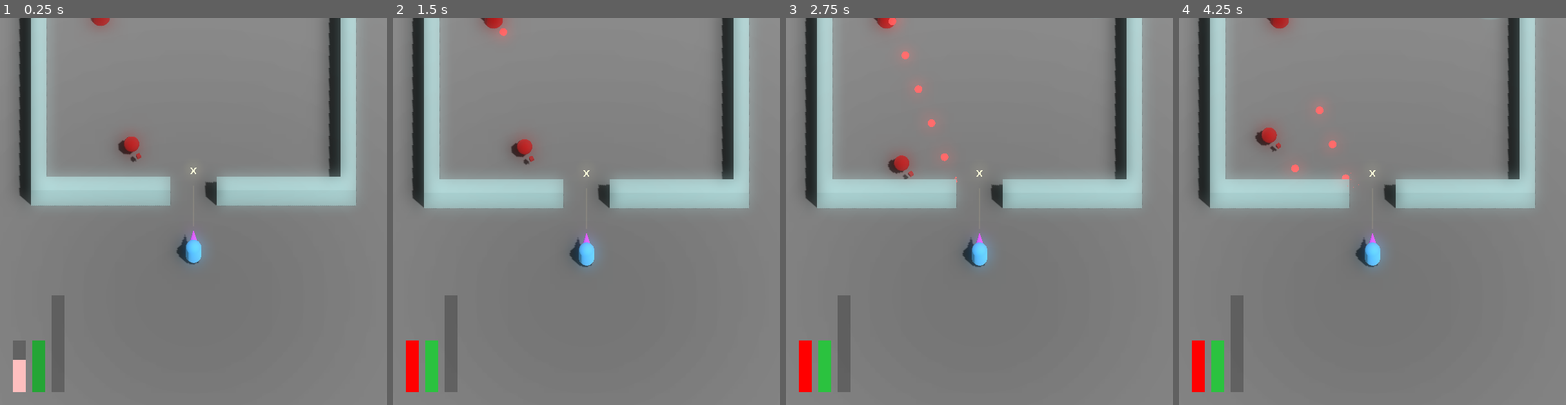
Above: before the commit, frames 1-4 (left to right).
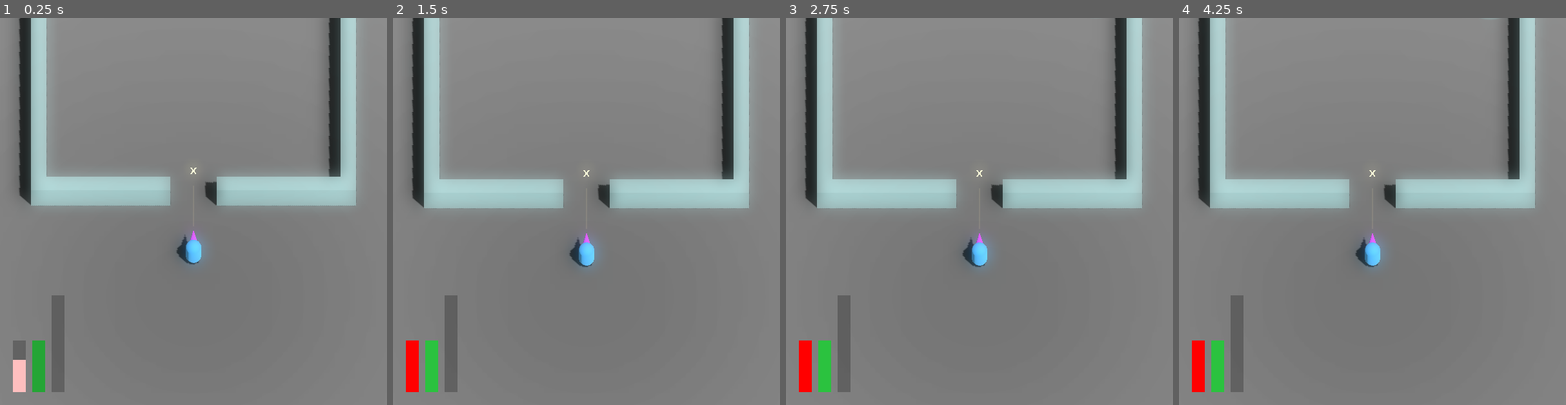
Above: after the commit, the same moments.

Repository: JackEvans24/bullet-absorb
Game: Godot game, scene res://scenes/main.tscn
The game is run twice, just before and just after one commit, with the same random seed, the same clock (stepped at 60 frames per second) and the same inputs.
Inputs:
- Up to frame 1 (0.25 s): no input
- Up to frame 2 (1.5 s): tap Enter at 1.25 s
- Up to frame 3 (2.75 s): no input
- Up to frame 4 (4.25 s): no input

The runs differ from the first frame. In frame 1, 0.3% of the frame differs, in the area x 23-37%, y 0-38%; in frame 2, 0.4%; in frame 3, 0.5%, in the area x 22-45%, y 0-43%; in frame 4, 0.5%.

Commit message:
refactor: replace specific enemy target setting with base method

Diff:
--- a/scenes/main.tscn
+++ b/scenes/main.tscn
@@ -1,14 +1,12 @@
-[gd_scene load_steps=14 format=3 uid="uid://ccgpc6v5lruew"]
+[gd_scene load_steps=12 format=3 uid="uid://ccgpc6v5lruew"]
 
 [ext_resource type="PackedScene" uid="uid://c3tj0pdcum4wd" path="res://prefabs/player.tscn" id="1_e5x1h"]
 [ext_resource type="Script" path="res://scripts/main.gd" id="1_rtjol"]
 [ext_resource type="PackedScene" uid="uid://b4f4su1e66ujd" path="res://prefabs/room.tscn" id="2_2rk65"]
 [ext_resource type="PackedScene" uid="uid://bhxrs6pph350t" path="res://scenes/hud.tscn" id="2_bqahq"]
 [ext_resource type="PackedScene" uid="uid://cl1dul38xrvt2" path="res://prefabs/cameras.tscn" id="4_nws0m"]
-[ext_resource type="PackedScene" uid="uid://wfijrpbc1nxm" path="res://prefabs/enemies/turret.tscn" id="6_nrrgo"]
 [ext_resource type="Script" path="res://scripts/effects/hit_stop.gd" id="8_dyhou"]
 [ext_resource type="PackedScene" uid="uid://bcjb1jnr0y5mb" path="res://prefabs/power/power_generator.tscn" id="9_cyv5f"]
-[ext_resource type="PackedScene" uid="uid://btfsstt1biti7" path="res://prefabs/enemies/wanderer.tscn" id="10_y1ys0"]
 
 [sub_resource type="StandardMaterial3D" id="StandardMaterial3D_r1hrq"]
 metallic = 1.0
@@ -69,11 +67,5 @@
 [node name="Player" parent="." instance=ExtResource("1_e5x1h")]
 transform = Transform3D(1, 0, 0, 0, 1, 0, 0, 0, 1, 0, 1, 5)
 
-[node name="Turret" parent="." instance=ExtResource("6_nrrgo")]
-transform = Transform3D(1, 0, 0, 0, 1, 0, 0, 0, 1, -6, 1, -13)
-
 [node name="PowerGenerator" parent="." instance=ExtResource("9_cyv5f")]
 transform = Transform3D(1, 0, 0, 0, 1, 0, 0, 0, 1, 7, 0, -16)
-
-[node name="Wanderer" parent="." instance=ExtResource("10_y1ys0")]
-transform = Transform3D(1, 0, 0, 0, 1, 0, 0, 0, 1, -4, 1, -3)
--- a/scripts/main.gd
+++ b/scripts/main.gd
@@ -4,13 +4,9 @@
 @onready var player: Player = $Player
 @onready var cameras: CameraController = $Cameras
 @onready var hit_stop: HitStop = $HitStop
-@onready var turret: Turret = $Turret
-@onready var wanderer: Wanderer = $Wanderer
 
 func _ready():
 	cameras.target = player.camera_follow_point
-	turret.target = player
-	wanderer.target = player
 
 	player.damage_taken.connect(_on_damage_taken)
 	player.power_count_changed.connect(hud._on_absorb_count_changed)
--- a/scripts/mechanics/enemies/enemy.gd
+++ b/scripts/mechanics/enemies/enemy.gd
@@ -32,6 +32,9 @@
 	if health.current_health <= 0:
 		call_deferred("die")
 
+func set_target(_target: Node3D):
+	pass
+
 func add_hurt_particles():
 	var hurt_particles = hurt_particles_scene.instantiate()
 	add_child(hurt_particles)
--- a/scripts/mechanics/enemies/turret.gd
+++ b/scripts/mechanics/enemies/turret.gd
@@ -4,15 +4,15 @@
 @onready var look_at_target: LookAtTarget = $LookAtTarget
 @onready var fire: FireFromPoint = $Fire
 
-var target: Node3D:
-	set(value): look_at_target.target = value;
-
 func _ready():
 	super()
 	look_at_target.pivot = pivot
 	fire.pivot = pivot
 
+func set_target(target: Node3D):
+	look_at_target.target = target
+
 func die():
 	super()
-	target = null
+	look_at_target.target = null
 	fire.stop()
--- a/scripts/mechanics/enemies/wanderer.gd
+++ b/scripts/mechanics/enemies/wanderer.gd
@@ -5,9 +5,6 @@
 @onready var walk_timer: VariableTimer = $WalkTimer
 @onready var look_at_target: LookAtTarget = $LookAtTarget
 @onready var fire: FireFromPoint = $Fire
-
-var target: Node3D:
-	set(value): look_at_target.target = value;
 
 func _ready():
 	super()
@@ -23,9 +20,12 @@
 	velocity = move.movement
 	move_and_slide()
 
+func set_target(target: Node3D):
+	look_at_target.target = target
+
 func die():
 	super()
-	target = null
+	look_at_target.target = null
 	fire.stop()
 	walk_timer.stop()
 	move.stop()
